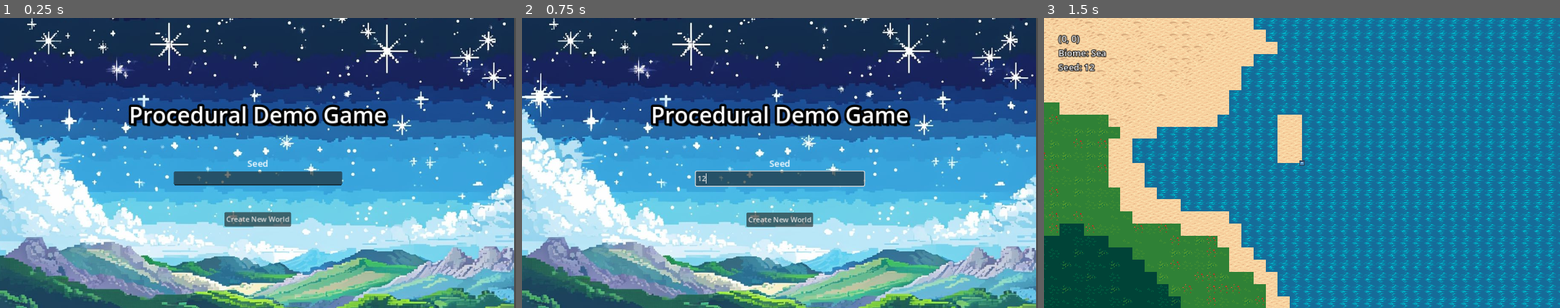
Above: before the commit, frames 1-3 (left to right).
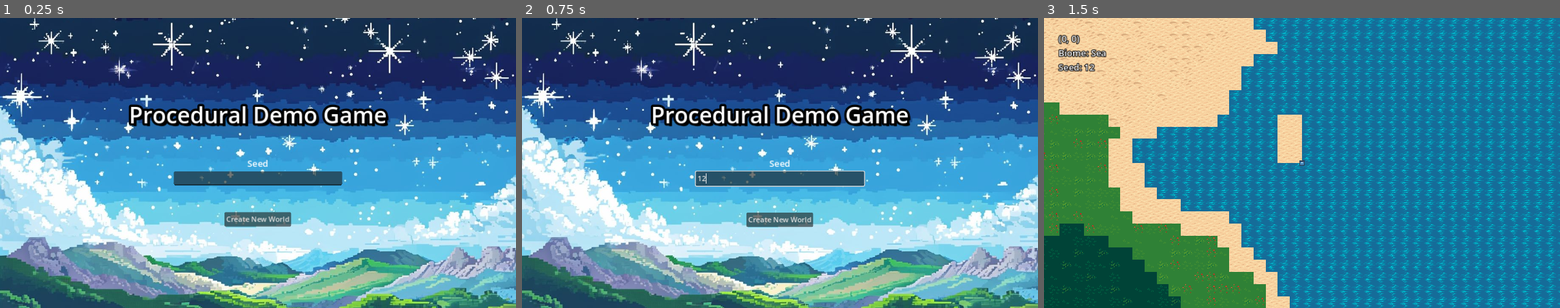
Above: after the commit, the same moments.

Repository: Devendra255/Procgen_game
Game: Godot game, scene res://Scenes/main_ui.tscn
The game is run twice, just before and just after one commit, with the same random seed, the same clock (stepped at 60 frames per second) and the same inputs. The engine's default icon, where the game draws it, is replaced by a stand-in: a white triangle on a blue panel in a dark square.
Inputs (mouse positions are in pixels of both pictures, inside the frame that each line leads up to):
- Up to frame 1 (0.25 s): no input
- Up to frame 2 (0.75 s): click (780, 177) at 0.52 s; type "12" at 0.6 s
- Up to frame 3 (1.5 s): click "Create New World" at 1.25 s

The runs differ from the first frame. In frame 1, 14% of the frame differs, in the area x 0-100%, y 0-100%; in frame 2, 14%; in frame 3, nothing differs.

Commit message:
minor Change

Diff:
--- a/Scenes/main_ui.tscn
+++ b/Scenes/main_ui.tscn
@@ -14,9 +14,9 @@
 
 [node name="TextureRect" type="TextureRect" parent="."]
 layout_mode = 2
-offset_left = -7.23
+offset_left = -0.535
 offset_top = -66.225
-offset_right = 1208.77
+offset_right = 1215.46
 offset_bottom = 765.775
 scale = Vector2(0.95, 0.95)
 texture = ExtResource("2_pwc08")
